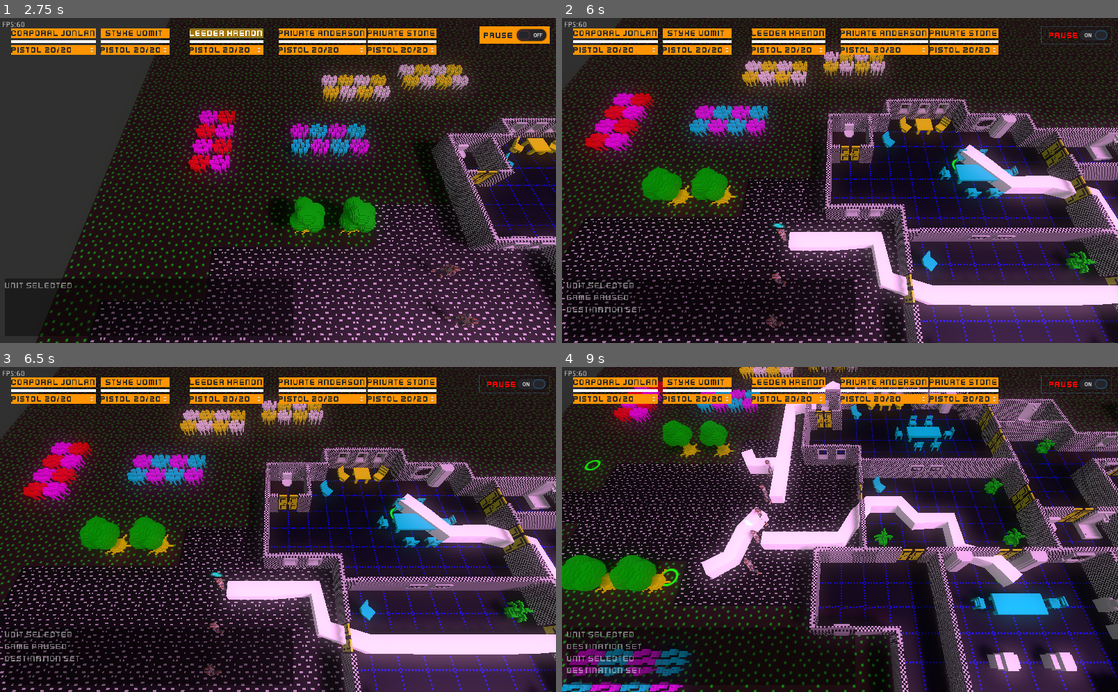
Above: before the commit, frames 1-4 (two rows, left to right).
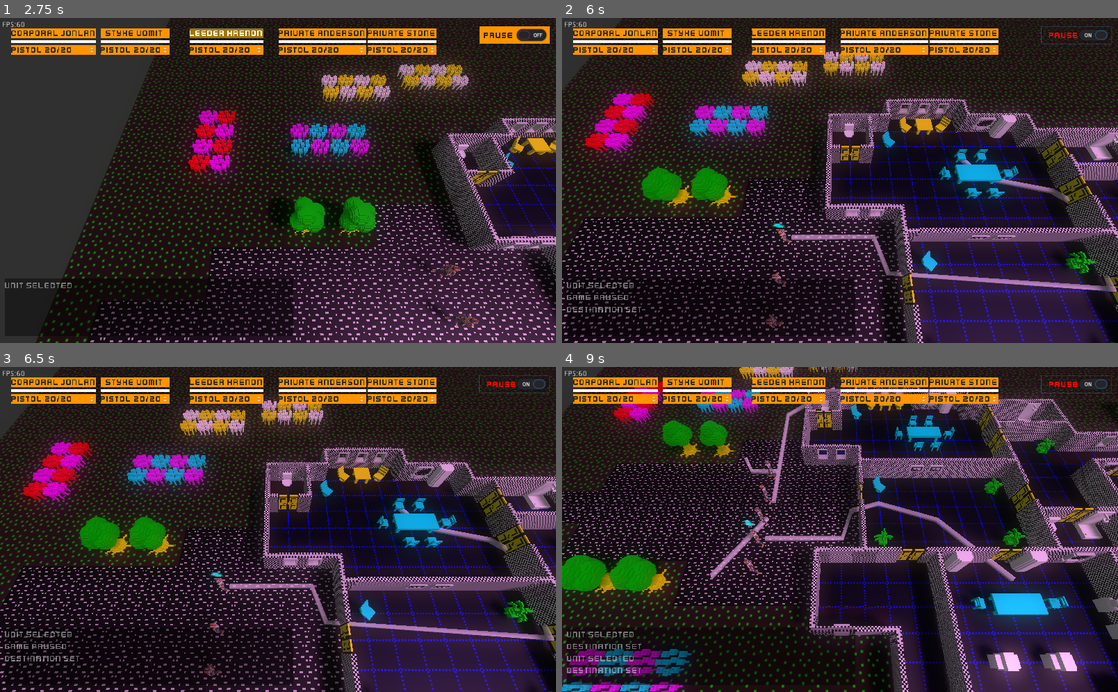
Above: after the commit, the same moments.

Repository: SteveSmith16384/LaserFodder
Game: Godot game, scene res://Main.tscn
Two runs of this game, one before a commit and one after it. Both use one fixed random seed, a clock stepped at 60 frames per second and the inputs below.
Inputs (mouse positions are in pixels of both pictures, inside the frame that each line leads up to):
- Up to frame 1 (2.75 s): click "Pistol 20/20" at 0.5 s; click "Styke Vomit" at 1.25 s; click "Leeder Krenon" at 2 s
- Up to frame 2 (6 s): click "Private Anderson" at 2.75 s; click "Private Stone" at 3.5 s; click "Corporal Jonlan" at 4.25 s; click "Pause" at 5 s; move the mouse to (962, 164) at 5.77 s; hold Right (ui_right) from 5.78 s (still down); tap G at 5.85 s; click (962, 164) at 5.92 s
- Up to frame 3 (6.5 s): keep holding Right (ui_right)
- Up to frame 4 (9 s): move the mouse to (728, 545) at 6.52 s; release Right (ui_right) at 6.53 s; hold Down (ui_down) 6.53-7.28 s; tap 1 (unit_1) at 6.6 s; click (728, 545) at 6.67 s; tap G at 6.8, 7.55, 8.3 s; move the mouse to (895, 458) at 7.27 s; hold Right (ui_right) 7.28-8.03 s; tap 2 (unit_2) at 7.35 s; click (895, 458) at 7.42 s; move the mouse to (812, 594) at 8.02 s; hold Up (ui_up) 8.03-8.78 s; tap 3 (unit_3) at 8.1 s; click (812, 594) at 8.17 s; move the mouse to (1006, 578) at 8.77 s; hold Left (ui_left) from 8.78 s (still down); tap 4 (unit_4) at 8.85 s; click (1006, 578) at 8.92 s

Frame 1 is identical in both runs. In frame 2, 9.4% of the frame differs, in the area x 39-100%, y 27-94%; in frame 3, 9.4%, in the area x 39-100%, y 38-94%; in frame 4, 8.3%.

Commit message:
Refactored route polygon

Diff:
--- a/src/GameScene.gd
+++ b/src/GameScene.gd
@@ -52,7 +52,12 @@
 	pos.z += (mouse_pos.y - 300)/35
 	$CameraController.set_target_aim(pos)
 
-	if destination_clicked or shoot_clicked:# or Input.is_action_just_pressed("grenade"):
+	var unit_data: UnitData = selected_unit.get_node("UnitData")
+	if unit_data.killed:
+		selected_unit = null
+		return
+
+	if destination_clicked or shoot_clicked:
 		var camera = $CameraController/Camera
 		var from = camera.project_ray_origin(mouse_pos)
 		var to = from + camera.project_ray_normal(mouse_pos) * 1000#ray_length
@@ -91,11 +96,6 @@
 			destination_clicked = true
 		if ev.button_index == 2:
 			shoot_clicked = ev.pressed
-#		mouse_clicked_event = event
-
-#	if event is InputEventKey:
-#		var ev: InputEventKey = event
-#		if ev.scancode == KEY_G:
 	pass
 
 
--- a/src/PlayerUnit.gd
+++ b/src/PlayerUnit.gd
@@ -11,9 +11,6 @@
 signal equipment_changed2
 
 onready var model = $Rotator/Spacesuit
-
-onready var csgpolygon = $CSGPolygon
-var curve: Curve3D# Path
 
 func _ready():
 	var pistol = carriedpistol_class.instance()#rocketlauncher_class.instance()#
@@ -31,11 +28,6 @@
 	call_deferred("emit_signal", "health_changed")
 	call_deferred("emit_signal", "equipment_changed2")
 
-#	csgpolygon = CSGPolygon.new()
-#	csgpolygon.mode = CSGPolygon.MODE_PATH
-#	get_parent().add_child(csgpolygon)
-	self.remove_child(csgpolygon)
-	get_parent().call_deferred("add_child", csgpolygon)
 	pass
 
 
@@ -118,16 +110,3 @@
 func emit_signal_equipment_changed():
 	emit_signal("equipment_changed2")
 	pass
-
-
-func set_path():
-	var can_move:CanMove = get_node("CanMove")
-	curve = Curve3D.new()
-	for p in can_move.route_points:
-		p.y = 0.2
-		curve.add_point(p)
-
-	#var path:Path = Path.new()
-	$Path.curve = curve
-	csgpolygon.path_node = $Path.get_path()
-	pass
--- a/src/PlayerUnit.tscn
+++ b/src/PlayerUnit.tscn
@@ -21,14 +21,6 @@
 [sub_resource type="DynamicFont" id=2]
 size = 64
 font_data = ExtResource( 11 )
-
-[sub_resource type="SpatialMaterial" id=3]
-
-[sub_resource type="Curve3D" id=4]
-_data = {
-"points": PoolVector3Array(  ),
-"tilts": PoolRealArray(  )
-}
 
 [node name="PlayerUnit" type="KinematicBody"]
 collision_layer = 9
@@ -79,22 +71,6 @@
 
 [node name="UnitData" parent="." instance=ExtResource( 14 )]
 
-[node name="CSGPolygon" type="CSGPolygon" parent="."]
-mode = 2
-path_node = NodePath("")
-path_interval_type = 0
-path_interval = 3.0
-path_simplify_angle = 0.0
-path_rotation = 2
-path_local = true
-path_continuous_u = true
-path_u_distance = 1.0
-path_joined = false
-material = SubResource( 3 )
-
-[node name="Path" type="Path" parent="."]
-curve = SubResource( 4 )
-
 [connection signal="input_event" from="." to="." method="_on_PlayerUnit_input_event"]
 [connection signal="killed" from="UnitData" to="." method="_on_UnitData_killed"]
 [connection signal="shot" from="UnitData" to="." method="_on_UnitData_shot"]
--- a/src/components/CanMove.gd
+++ b/src/components/CanMove.gd
@@ -13,15 +13,20 @@
 #var route_ids # todo - for debugging - remove
 var route_index = 0
 var pause_for : float = 0
-var dest_arrow: Spatial
-var path: Curve
+#var dest_arrow: Spatial
+
+onready var route_polygon = $RoutePolygon
+
 
 func _ready():
+	self.remove_child(route_polygon)
 	if show_destination:
-		dest_arrow = destarrow_class.instance()
-		dest_arrow.visible = false
-		dest_arrow.modulate = Color.green
-		get_parent().get_parent().call_deferred("add_child", dest_arrow)
+#		dest_arrow = destarrow_class.instance()
+#		dest_arrow.visible = false
+#		dest_arrow.modulate = Color.green
+#		get_parent().get_parent().call_deferred("add_child", dest_arrow)
+
+		get_parent().get_parent().call_deferred("add_child", route_polygon)
 	pass
 
 
@@ -41,13 +46,13 @@
 			can_move.route_index = 1 # First point is sometimes in the wrong direction
 
 		can_move.has_destination = true
-		if can_move.dest_arrow != null:
-			can_move.dest_arrow.visible = true
-			can_move.dest_arrow.translation = pos
-			can_move.dest_arrow.translation.y = .01
+#		if can_move.dest_arrow != null:
+#			can_move.dest_arrow.visible = true
+#			can_move.dest_arrow.translation = pos
+#			can_move.dest_arrow.translation.y = .01
 
 		if can_move.show_destination:
-			player.set_path()
+			can_move.set_path()
 
 		if Globals.SHOW_ASTAR_ROUTE:
 			for t in Globals.to_remove:
@@ -63,3 +68,17 @@
 		can_move.has_destination = false
 		can_move.dest_arrow.visible = false
 	pass
+
+
+func set_path():
+	var curve = Curve3D.new()
+	curve.bake_interval = 1
+	for p in route_points:
+		p.y = 0.2
+		curve.add_point(p)
+
+	var path:Path = route_polygon.get_node("Path")#Path.new()
+	path.curve = curve
+	route_polygon.path_node = path.get_path()
+	route_polygon.visible = true
+	pass
--- a/src/components/CanMove.tscn
+++ b/src/components/CanMove.tscn
@@ -1,6 +1,18 @@
-[gd_scene load_steps=2 format=2]
+[gd_scene load_steps=4 format=2]
 
 [ext_resource path="res://components/CanMove.gd" type="Script" id=1]
+[ext_resource path="res://components/RoutePolygon.tscn" type="PackedScene" id=2]
+
+[sub_resource type="Curve3D" id=1]
+_data = {
+"points": PoolVector3Array(  ),
+"tilts": PoolRealArray(  )
+}
 
 [node name="CanMove" type="Spatial"]
 script = ExtResource( 1 )
+
+[node name="RoutePolygon" parent="." instance=ExtResource( 2 )]
+
+[node name="Path" type="Path" parent="RoutePolygon"]
+curve = SubResource( 1 )
--- /dev/null
+++ b/src/components/RoutePolygon.tscn
@@ -0,0 +1,20 @@
+[gd_scene load_steps=2 format=2]
+
+[sub_resource type="SpatialMaterial" id=3]
+flags_transparent = true
+albedo_color = Color( 1, 1, 1, 0.313726 )
+
+[node name="RoutePolygon" type="CSGPolygon"]
+polygon = PoolVector2Array( 0, 0, 0, 0.3, 0.3, 0.3, 0.3, 0 )
+mode = 2
+path_node = NodePath("")
+path_interval_type = 0
+path_interval = 3.0
+path_simplify_angle = 30.0
+path_rotation = 2
+path_local = true
+path_continuous_u = true
+path_u_distance = 1.0
+path_joined = false
+smooth_faces = true
+material = SubResource( 3 )
--- a/src/systems/PlayerAISystem.gd
+++ b/src/systems/PlayerAISystem.gd
@@ -129,6 +129,8 @@
 
 func _stop_walking(player, can_move):
 	can_move.has_destination = false
-	can_move.dest_arrow.visible = false
+	#can_move.dest_arrow.visible = false
+	if can_move.show_destination:
+		can_move.route_polygon.visible = false
 	player.idle_anim()
 	pass
Not shown: 1 places in src/PlayerUnit.tscn that only renumber resources
